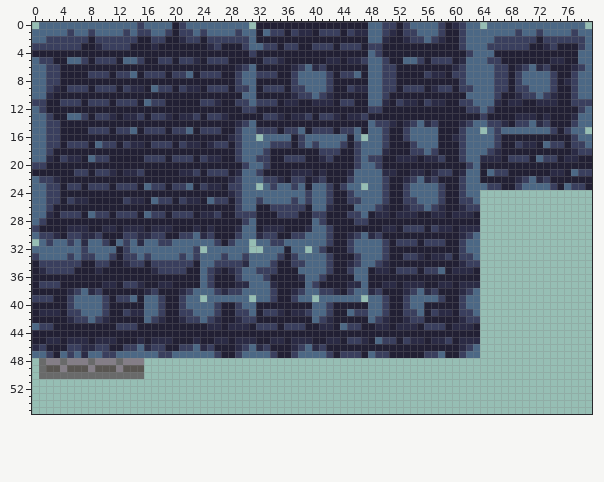
Sprite sheet, stored at Assets/tileset.png. Above, as it was before the edit.
The file is 80x56 pixels.
Once edited:
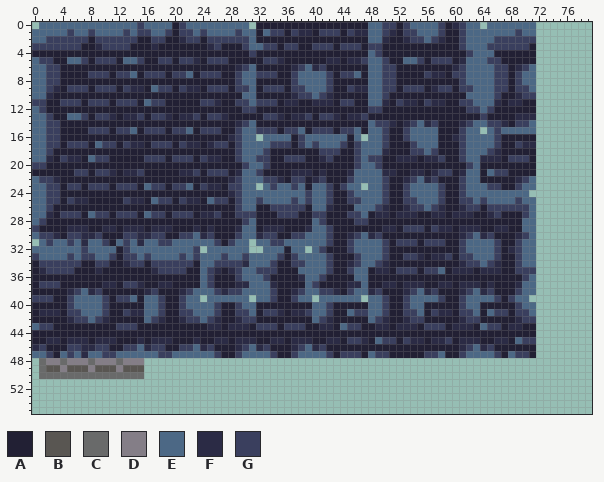
Palette (. is transparent): A #222034  B #595652  C #696a6a  D #847e87  E #4c6885  F #2b2b45  G #3a3f5e
Changes in this commit:
@@ x 62..79 @@
- 0 EE.EEEEEEEEEEEEEE.
- 1 EEEEEEEGEEGEEEEGEE
- 2 EEEEGGGGGGAGGGGGGE
- 3 EEEGGGGGGAAFGAAAGE
- 4 GEEEAAAAAAAAAAAAEE
- 5 EEEGGAAAAAAAFFAAEE
- 6 EEEEGGAFGEFGAAAFGE
- 7 EEEEGGAGEEEEGAAGEE
- 8 EEEEGGAGEEEEGAFGEE
- 9 GEEEGGAGGEEEGAAGEE
-10 EEEEGAAFGGEGFAAGEE
-11 GEEEFAFFAAFFFAAGGG
-12 GGEGAAAAAAAAAAAAGE
-13 AAGAAAAFFFAFAAAFEE
-14 GEEGGFAGGEFGAAAGEE
-15 EE.EGEEEEEEEGAGEE.
-16 EEEEGAAAAAAAAAAGEE
-17 EEEEGAAGFFAEGGAGGE
-18 EEEGFAAAAAAAAAAFGG
-19 EEFFFAGGGAEGGAFFAA
-20 GEAAAAAAAAAAAAAAAA
-21 EEAEGGAAAAAAFFAEGG
-22 EEAAAAAFGEFGAAAAAA
-23 EEEGGAAGEEEEGAEGGA
-24 EE................
-25 GE................
-26 GG................
-27 FA................
-28 AA................
-29 FF................
-30 GE................
-31 EE................
-32 EE................
-33 GE................
-34 GG................
-35 FA................
-36 AA................
-37 FF................
-38 GE................
-39 EE................
-40 EE................
-41 GE................
-42 GG................
-43 FA................
-44 AA................
-45 FF................
-46 GE................
-47 EE................
+ 0 EE.EEEEEEE........
+ 1 EEEEEEEGEE........
+ 2 EEEEGGGGGG........
+ 3 EEEGGGGGGA........
+ 4 GEEEAAAAAA........
+ 5 EEEGGAAAAA........
+ 6 EEEEGGAFGE........
+ 7 EEEEGGAGEE........
+ 8 EEEEGGAGEE........
+ 9 GEEEGGAGGE........
+10 EEEEGAAFGG........
+11 GEEEFAFFAA........
+12 GGEGAAAAAA........
+13 AAGAAAAFFF........
+14 GEEGGFAGGE........
+15 EE.EGEEEEE........
+16 EEEEGAAAAA........
+17 EEEEGAAGFF........
+18 EEEGFAAAAA........
+19 EEFFFAGGGA........
+20 GEAAAAAAAA........
+21 EEAEGGAAAA........
+22 EEAAAAAFGE........
+23 EEEGGAAGEE........
+24 EEEEEEEEE.........
+25 GEGEEEEGEE........
+26 GGAGGGGGGE........
+27 FAAFGAAAGE........
+28 AAAAAAAAEE........
+29 FFAAFFAAEE........
+30 GEFGAAAFGE........
+31 EEEEGAAGEE........
+32 EEEEGAFGEE........
+33 GEEEGAAGEE........
+34 GGEGFAAGEE........
+35 FAFFFAAGGG........
+36 AAAAAAAAGE........
+37 FFAFAAAFEE........
+38 GEFGAAAGEE........
+39 EEEEGAGEE.........
+40 EEAAAAAGEE........
+41 GEAEGGAGGE........
+42 GGAAAAAFGG........
+43 FAEGGAFFAA........
+44 AAAAAAAAAA........
+45 FFAAFFAEGG........
+46 GEFGAAAAAA........
+47 EEEEGAEGGA........
 48 ..................
Boxes around the changes in both pictures, in picture pixels (x1, y1, x2, y2):
changed: (480, 22, 592, 358)
